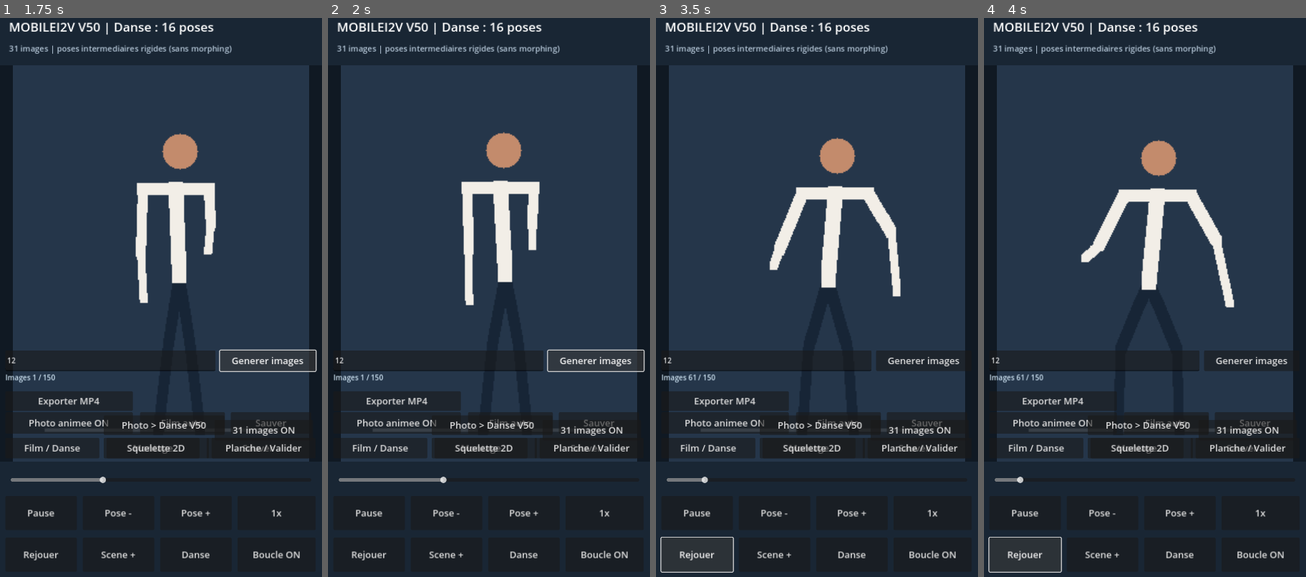
Above: before the commit, frames 1-4 (left to right).
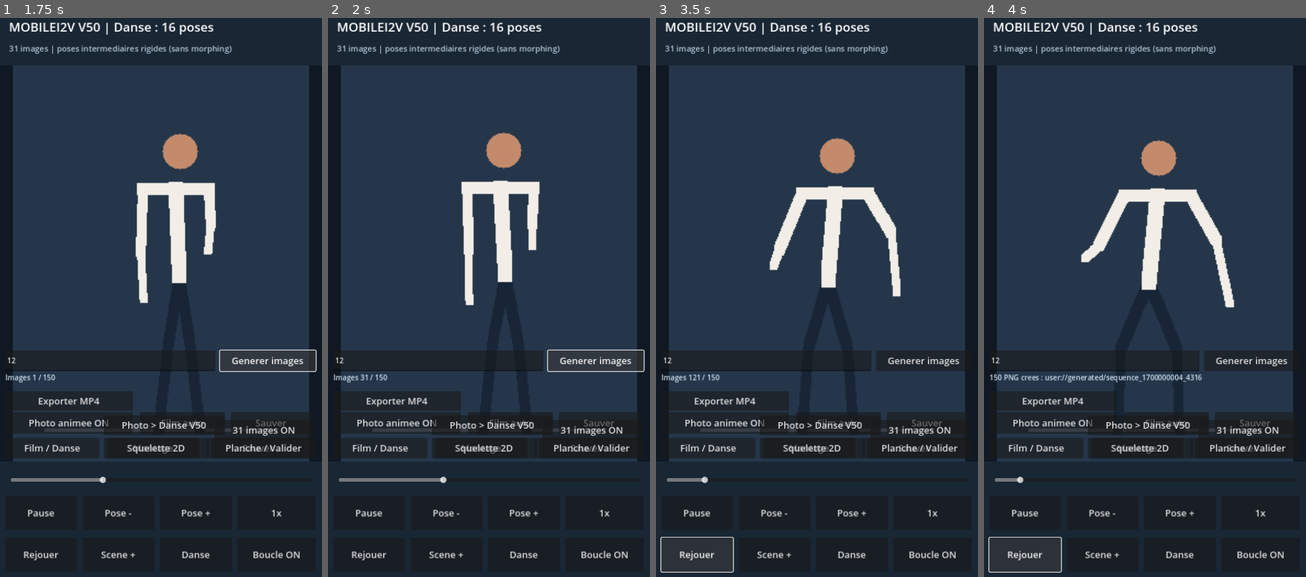
Above: after the commit, the same moments.

Repository: ericjamesempere-stack/MobileI2V-Xiaomi-
Game: Godot game, scene res://scenes/main.tscn
The game is run twice, just before and just after one commit, with the same random seed, the same clock (stepped at 60 frames per second) and the same inputs.
Inputs (mouse positions are in pixels of both pictures, inside the frame that each line leads up to):
- Up to frame 1 (1.75 s): click (109, 358) at 0.52 s; type "12" at 0.6 s; click "Generer images" at 1.25 s
- Up to frame 2 (2 s): no input
- Up to frame 3 (3.5 s): click "Rejouer" at 2 s; click "Rejouer" at 2.75 s
- Up to frame 4 (4 s): click "Rejouer" at 3.5 s

Frame 1 is identical in both runs. In frame 2, less than 0.1% of the frame differs, in the area x 10-19%, y 63-65%; in frame 3, less than 0.1%; in frame 4, 0.5%, in the area x 1-68%, y 63-66%.

Commit message:
Add sequence manifest and collision-safe frame output paths

Diff:
--- a/scripts/frame_generator.gd
+++ b/scripts/frame_generator.gd
@@ -20,12 +20,20 @@
         return ""
     busy = true
     var count := ceili(duration * FPS)
-    var directory := "user://generated/sequence_%d" % Time.get_unix_time_from_system()
+    var directory := "user://generated/sequence_%d_%d" % [Time.get_unix_time_from_system(), Time.get_ticks_msec()]
     var error := DirAccess.make_dir_recursive_absolute(ProjectSettings.globalize_path(directory))
     if error != OK:
         busy = false
         failed.emit("Impossible de creer le dossier : %d" % error)
         return ""
+    var metadata := {"prompt": prompt, "duration_seconds": duration, "fps": FPS, "width": SIZE.x, "height": SIZE.y, "frames": count, "format": "png", "renderer": "articulated_2d", "actions": MotionPlanner.story_actions(prompt)}
+    var metadata_file := FileAccess.open(directory + "/sequence.json", FileAccess.WRITE)
+    if metadata_file == null:
+        busy = false
+        failed.emit("Impossible de sauvegarder les metadonnees")
+        return ""
+    metadata_file.store_string(JSON.stringify(metadata, "  "))
+    metadata_file.close()
     var viewport := SubViewport.new()
     viewport.size = SIZE
     viewport.transparent_bg = false
@@ -85,8 +93,7 @@
             return ""
         if i % 30 == 0 or i == count - 1:
             progress.emit(i + 1, count)
-        # Yield each frame so Android can process input and redraw.
-        await get_tree().process_frame
+        # Keep one frame in memory at a time; avoid accumulating images.
     viewport.queue_free()
     busy = false
     finished.emit(directory, count)
